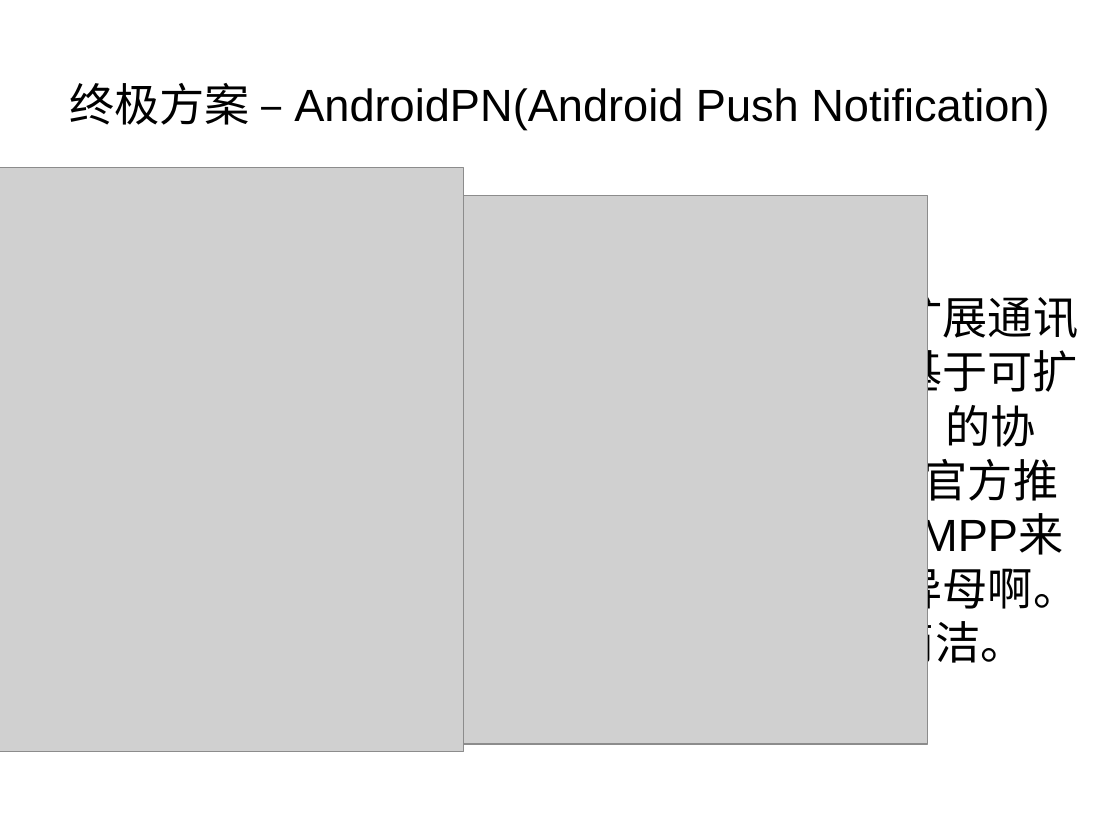
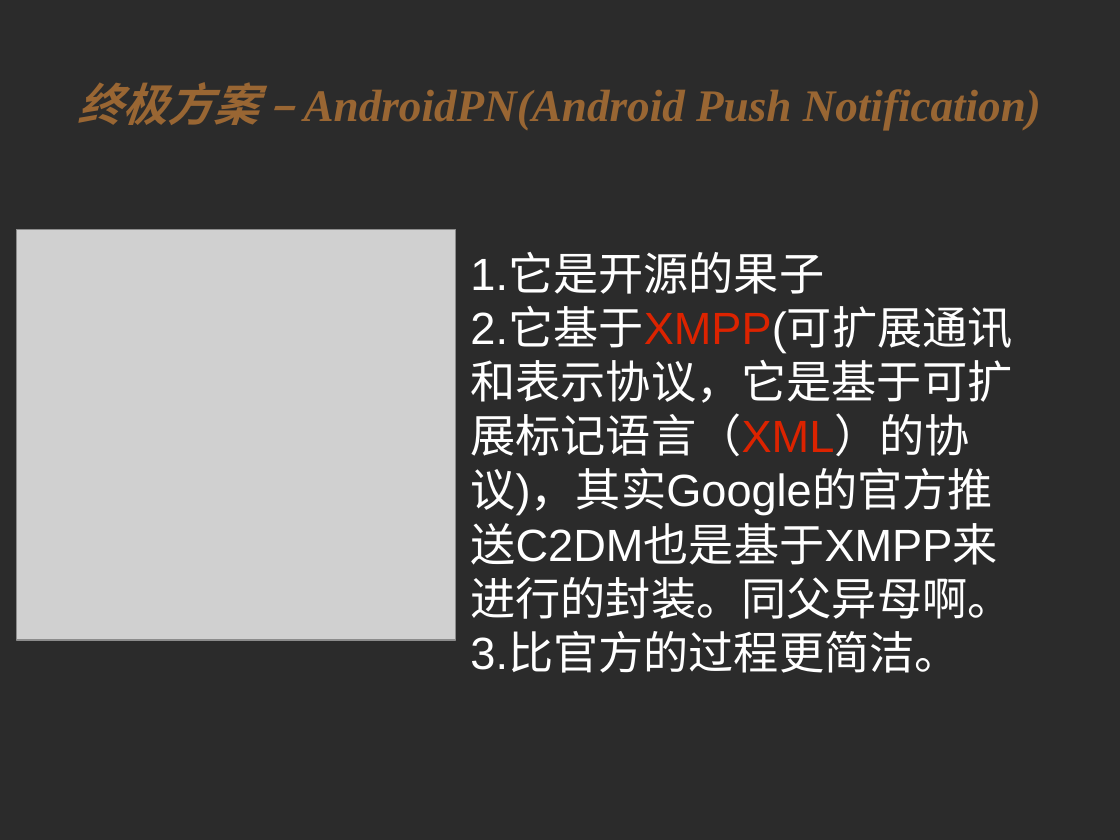
Before and after one commit to sevenler/document, a slide deck: slide 11 of push_operation_for_android.odp (slide 8 before the commit). Drawn at 1120x840 pixels with LibreOffice and Linux fonts; fonts in the diff are those of the drawing; grey boxes stand for pictures; background and template pictures are left out; a plain dark background stands for a picture behind light text. Boxes give left, top, right and bottom in pixels: in the first picture for what was removed or moved away, otherwise in the second. Text is boxed around its words. In the diff, an @@ line names an element or a change of style, - is before the commit and + after.

Commit message:
android推送讲座演示稿样式调整

```diff
--- a/push_operation_for_android.odp
+++ b/push_operation_for_android.odp
@@ background #FFFFFF to picture (left out) @@
@@ title "终极方案 – AndroidPN(Android Push Notification)" at (78,82,1041,130): font Arial to Times New Roman, text colour #000000 to #996633, bold on, italic on @@
@@ text "1.它是开源的果子": place and size @@
-text "1.它是开源的果子" at (536,299,1078,668)
+text "1.它是开源的果子" at (470,254,1012,673)
@@ text "1.它是开源的果子" at (470,254,1012,673): text colour #000000 to #FFFFFF @@
@@ picture removed at (176,196,928,745) @@
@@ picture: place and size @@
-picture at (0,168,464,752)
+picture at (17,230,456,640)
```
Also in this commit, not shown: 9 other slides changed, 3 slides added.
